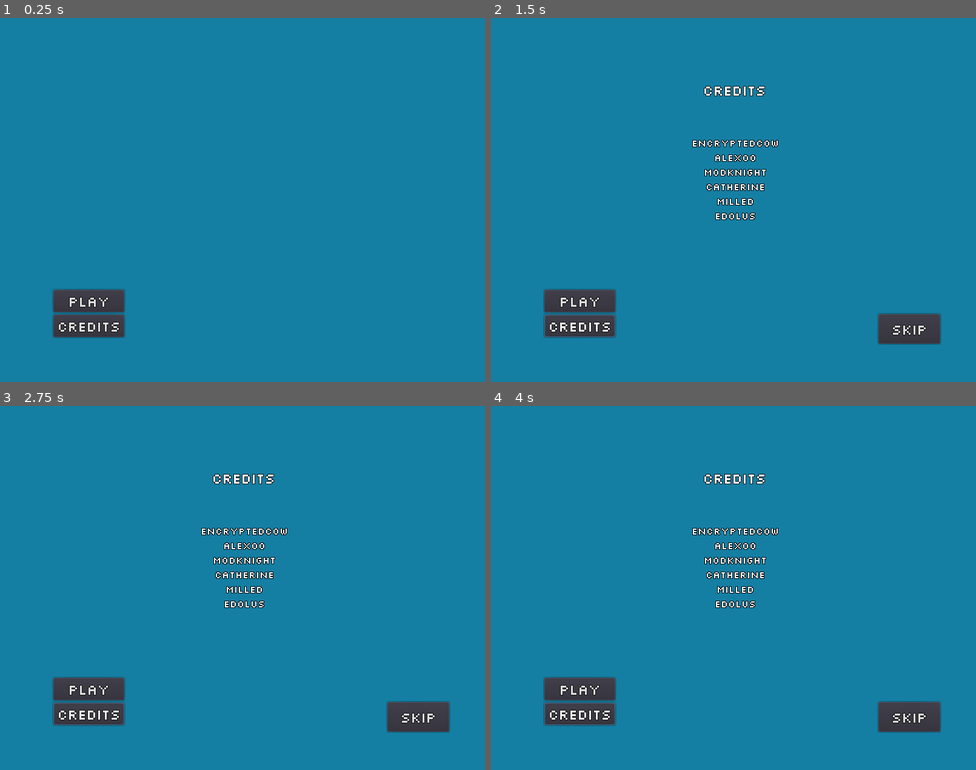
Above: before the commit, frames 1-4 (two rows, left to right).
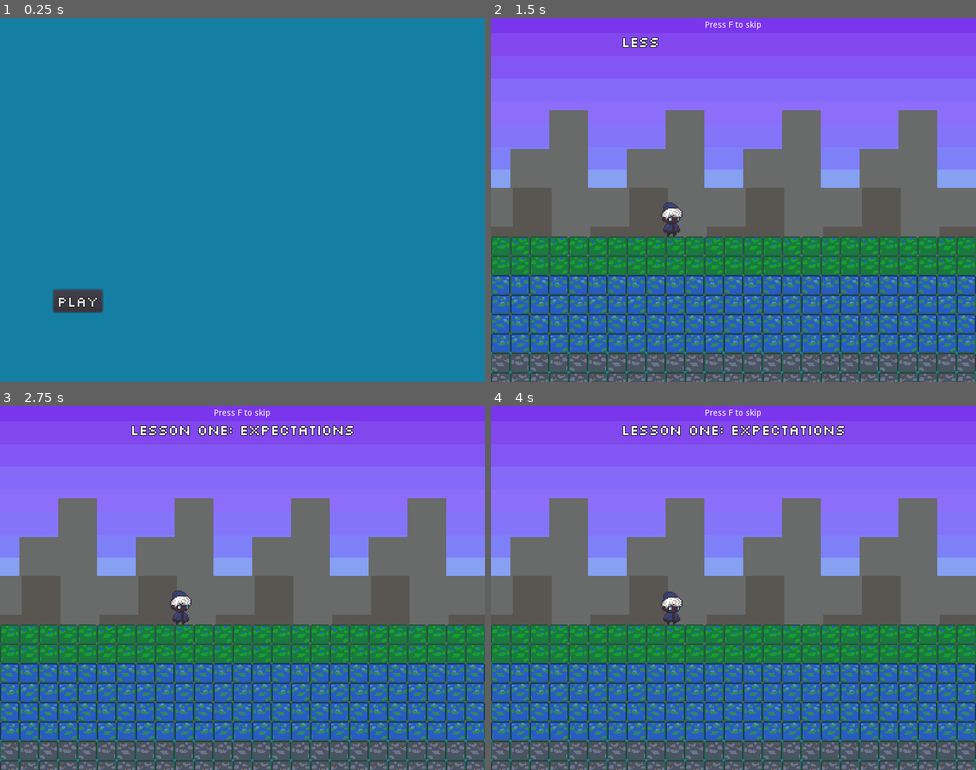
Above: after the commit, the same moments.

Repository: EncryptedCow/AGJ22
Game: Godot game, scene res://levels/Menu.tscn
Two runs of this game, one before a commit and one after it. Both use one fixed random seed, a clock stepped at 60 frames per second and the inputs below. Sound files missing from this copy of the repository are replaced by a short silence.
Inputs (mouse positions are in pixels of both pictures, inside the frame that each line leads up to):
- Up to frame 1 (0.25 s): no input
- Up to frame 2 (1.5 s): click (578, 327) at 0.5 s, where only the run before the commit has a clickable "Credits"; click "Play" at 1.25 s
- Up to frame 3 (2.75 s): click (87, 689) at 2 s, where only the run before the commit has a clickable "Play"
- Up to frame 4 (4 s): click (908, 715) at 2.75 s, where only the run before the commit has a clickable "Skip"; click (908, 715) at 3.5 s, where only the run before the commit has a clickable "Skip"

The runs differ from the first frame. In frame 1, 1.4% of the frame differs, in the area x 10-26%, y 74-88%; in frame 2, 100%, in the area x 0-100%, y 0-100%; in frame 3, 100%; in frame 4, 100%.

Commit message:
Update Menu.tscn

Diff:
--- a/levels/Menu.tscn
+++ b/levels/Menu.tscn
@@ -20,17 +20,9 @@
 margin_right = 114.0
 
 [node name="Play" type="Button" parent="VBoxContainer"]
-margin_right = 117.0
+margin_right = 81.0
 margin_bottom = 37.0
 custom_fonts/font = ExtResource( 3 )
 text = "Play"
 
-[node name="Credits" type="Button" parent="VBoxContainer"]
-margin_top = 41.0
-margin_right = 117.0
-margin_bottom = 78.0
-custom_fonts/font = ExtResource( 3 )
-text = "Credits"
-
 [connection signal="pressed" from="VBoxContainer/Play" to="." method="_on_play_pressed"]
-[connection signal="pressed" from="VBoxContainer/Credits" to="." method="_on_Credits_pressed"]
